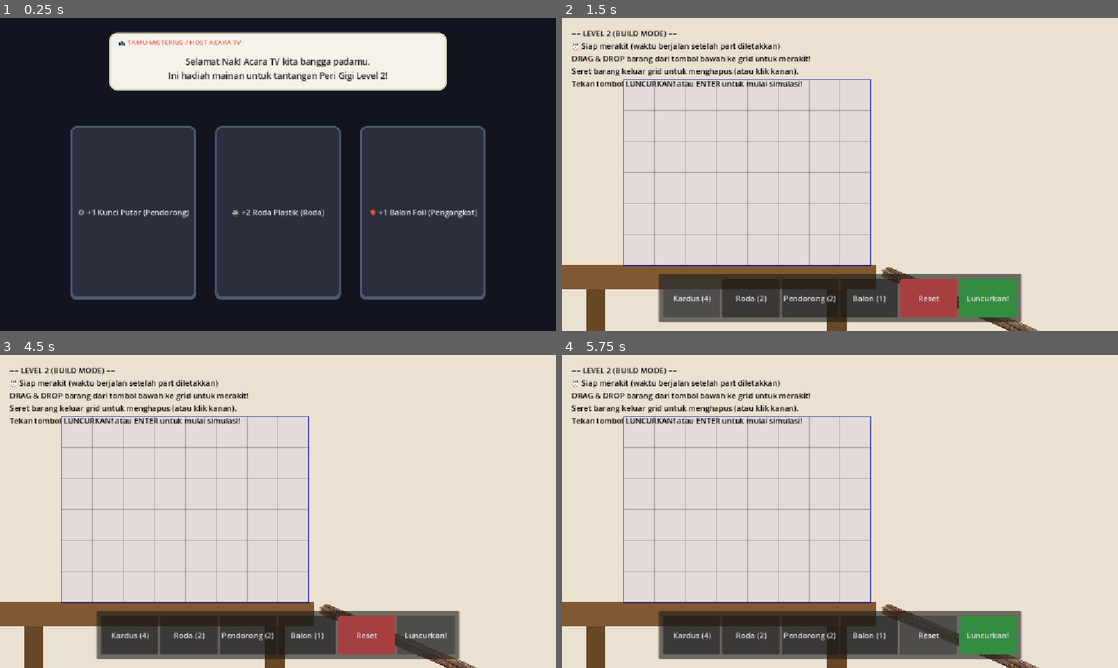
Above: before the commit, frames 1-4 (two rows, left to right).
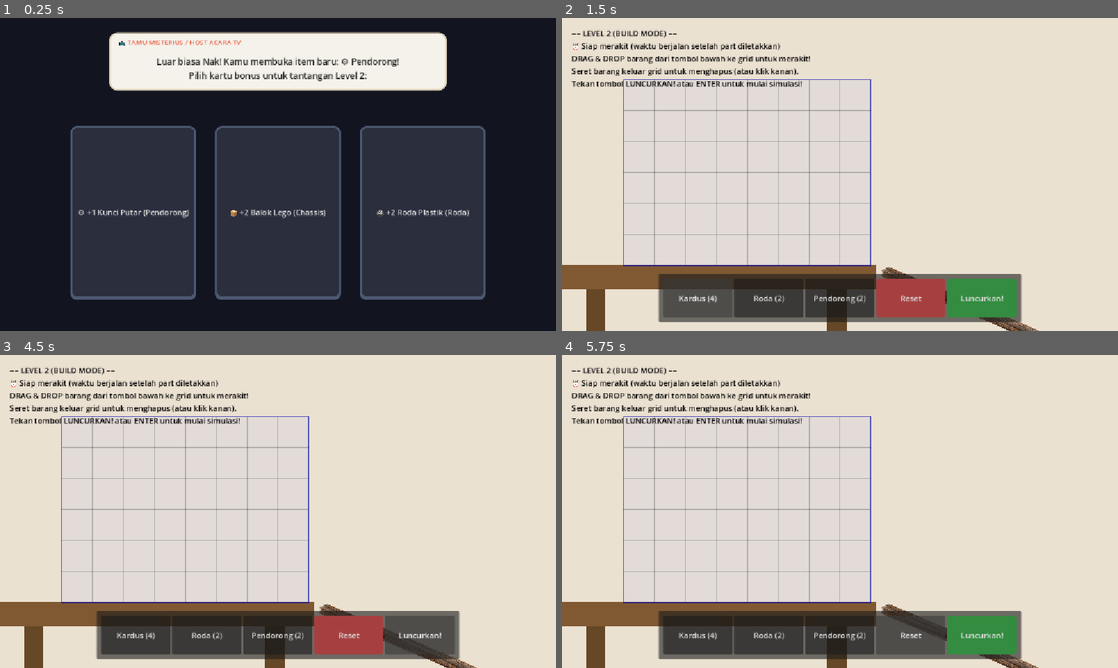
Above: after the commit, the same moments.

Repository: Akabim/gameseed
Game: Godot game, scene res://scenes/Reward.tscn
The game is run twice, just before and just after one commit, with the same random seed, the same clock (stepped at 60 frames per second) and the same inputs. This scene is started directly instead of the project's main scene.
Inputs (mouse positions are in pixels of both pictures, inside the frame that each line leads up to):
- Up to frame 1 (0.25 s): no input
- Up to frame 2 (1.5 s): click "⚙️ +1 Kunci Putar (Pendorong)" at 0.5 s; click "Kardus (4)" at 1.25 s
- Up to frame 3 (4.5 s): click "Roda (2)" at 2 s; click "Pendorong (2)" at 2.75 s; click (305, 636) at 3.5 s, where only the run before the commit has a clickable "Balon (1)"; click "Luncurkan!" at 4.25 s
- Up to frame 4 (5.75 s): click "Reset" at 5 s

The runs differ from the first frame. In frame 1, 1.7% of the frame differs, in the area x 28-86%, y 12-64%; in frame 2, 1.6%; in frame 3, 1.6%; in frame 4, 1.1%.

Commit message:
feat: implement step-by-step progression unlock for Pendorong and Balon parts

Diff:
--- a/scripts/build.gd
+++ b/scripts/build.gd
@@ -174,6 +174,10 @@
 		wheel_btn.text = "Roda (%d)" % Global.inventory["WHEEL"]
 		fan_btn.text = "Pendorong (%d)" % Global.inventory["FAN"]
 		balloon_btn.text = "Balon (%d)" % Global.inventory["BALLOON"]
+
+		# Sembunyikan tombol barang yang belum di-unlock di level ini
+		fan_btn.visible = Global.unlocked_parts["FAN"]
+		balloon_btn.visible = Global.unlocked_parts["BALLOON"]
 
 		var timer_text = ""
 		if not grid.is_empty():
--- a/scripts/global.gd
+++ b/scripts/global.gd
@@ -2,27 +2,40 @@
 
 var current_level = 1
 
-# Total kapasitas komponen yang dimiliki pemain (permanen)
+# Status buka-kunci mainan berdasarkan progresi level
+var unlocked_parts = {
+	"BOX": true,
+	"WHEEL": true,
+	"FAN": false,
+	"BALLOON": false
+}
+
+# Stok kapasitas awal Level 1 (Pendorong & Balon dikunci dulu)
 var total_parts = {
 	"BOX": 4,
 	"WHEEL": 2,
-	"FAN": 1,
-	"BALLOON": 1
+	"FAN": 0,
+	"BALLOON": 0
 }
 
-# Sisa komponen di tas yang bisa dipakai di level berjalan (aktif)
+# Sisa komponen di tas yang bisa dipakai di level berjalan
 var inventory = {}
 
 func _ready():
-	# Inisialisasi awal inventori dari total parts
 	inventory = total_parts.duplicate()
 
 func reset_game():
 	current_level = 1
+	unlocked_parts = {
+		"BOX": true,
+		"WHEEL": true,
+		"FAN": false,
+		"BALLOON": false
+	}
 	total_parts = {
 		"BOX": 4,
 		"WHEEL": 2,
-		"FAN": 1,
-		"BALLOON": 1
+		"FAN": 0,
+		"BALLOON": 0
 	}
 	inventory = total_parts.duplicate()
--- a/scripts/reward.gd
+++ b/scripts/reward.gd
@@ -16,19 +16,47 @@
 var chosen_options = []
 
 func _ready():
-	# Ambil 3 pilihan unik dari pool
-	var pool = reward_pool.duplicate()
-	pool.shuffle()
+	var unlocked_announcement = ""
 
-	chosen_options = [pool[0], pool[1], pool[2]]
+	# Cek apakah level yang diselesaikan membuka mainan baru
+	if Global.current_level == 1:
+		# Menyelesaikan Level 1 -> Buka Pendorong (FAN) untuk Level 2
+		if not Global.unlocked_parts["FAN"]:
+			Global.unlocked_parts["FAN"] = true
+			Global.total_parts["FAN"] = 1 # Diberikan 1 pendorong starter gratis
+			unlocked_announcement = "Luar biasa Nak! Kamu membuka item baru: ⚙️ Pendorong!\n"
+
+	elif Global.current_level == 2:
+		# Menyelesaikan Level 2 -> Buka Balon (BALLOON) untuk Level 3
+		if not Global.unlocked_parts["BALLOON"]:
+			Global.unlocked_parts["BALLOON"] = true
+			Global.total_parts["BALLOON"] = 1 # Diberikan 1 balon starter gratis
+			unlocked_announcement = "Hebat Nak! Kamu membuka item baru: 🎈 Balon Helium!\n"
+
+	# Set teks bubble dialog host
+	if unlocked_announcement != "":
+		host_bubble.text = unlocked_announcement + "Pilih kartu bonus untuk tantangan Level %d:" % (Global.current_level + 1)
+	else:
+		host_bubble.text = "Bagus Nak! Acara TV kita bangga padamu.\nPilih kartu bonus untuk tantangan Level %d:" % (Global.current_level + 1)
+
+	# Saring pool kartu acak agar hanya menawarkan item yang sudah di-unlock
+	var available_pool = []
+	for r in reward_pool:
+		if Global.unlocked_parts[r["type"]]:
+			available_pool.append(r)
+
+	# Jika item yang terbuka kurang dari 3 (seperti di Level 1), kita duplicate opsi yang ada agar kartu tetap berjumlah 3
+	var pool_to_draw = available_pool.duplicate()
+	while pool_to_draw.size() < 3:
+		pool_to_draw.append(available_pool[randi() % available_pool.size()])
+
+	pool_to_draw.shuffle()
+	chosen_options = [pool_to_draw[0], pool_to_draw[1], pool_to_draw[2]]
 
 	# Update teks kartu
 	card1.text = chosen_options[0]["label"]
 	card2.text = chosen_options[1]["label"]
 	card3.text = chosen_options[2]["label"]
-
-	# Set teks bubble dialog host
-	host_bubble.text = "Selamat Nak! Acara TV kita bangga padamu.\nIni hadiah mainan untuk tantangan Peri Gigi Level %d!" % (Global.current_level + 1)
 
 	# Hubungkan sinyal tombol
 	card1.pressed.connect(func(): _claim_reward(0))
